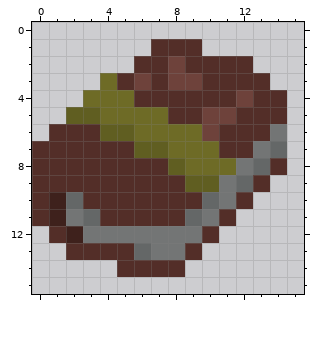
A pixel-art file gets an edit: slimeclimbpic/book/book.aseprite. Above is the file before it was changed.
16x16 pixels, 1 frame.
After the commit:
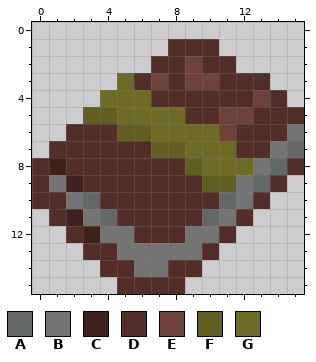
Palette (. is transparent): A #646767  B #737575  C #3e211c  D #532e28  E #6e423b  F #605e21  G #6e6b26
What changed:
There is now colour A in row 7 at x 15.
The edit turns colour B into colour A in row 10 at x 11; in row 11 at x 10.
The edit turns colour D into colour A in row 8 at x 14; in row 9 at x 13; in row 10 at x 3; in row 11 at x 4.
There is now colour B in row 6 at x 15.
The edit turns colour A into colour B in row 7 at x 14; in row 8 at x 13; in row 9 at x 12; in row 10 at x 2; in row 11 at x 3; in row 13 at x 6.
The edit turns colour D into colour B in row 9 at x 1; in row 10 at x 12; in row 11 at x 11; in row 12 at x 10; in row 13 at x 5 and 9; in row 14 at x 6 to 7.
The edit turns colour B into colour C in row 11 at x 2; in row 12 at x 3.
The edit turns colour D into colour C in row 8 at x 1; in row 9 at x 2.
There is now colour D in row 1 at x 10; in row 5 at x 15; in row 8 at x 15; in row 9 at x 14; in row 10 at x 13; in row 11 at x 12.
There is now colour D in row 12 at x 11; in row 13 at x 10; in row 14 at x 4 and 9; in row 15 at x 5 to 8.
The edit turns colour A into colour D in row 10 at x 10; in row 11 at x 9.
The edit turns colour B into colour D in row 6 at x 14; in row 7 at x 13; in row 12 at x 6 to 8.
The edit turns colour C into colour D in rows 10 to 11 at x 1; in row 12 at x 2.
The edit turns colour E into colour D in row 2 at x 8; in row 3 at x 6 and 8; in row 4 at x 12; in row 5 at x 10.
The edit turns colour F into colour D in row 6 at x 4; in row 7 at x 6; in row 8 at x 8; in row 9 at x 9.
The edit turns colour D into colour E in row 2 at x 9; in row 3 at x 7 and 10; in row 4 at x 13; in row 5 at x 12; in row 6 at x 11.
The edit turns colour B into colour F in row 9 at x 11.
The edit turns colour G into colour F in row 5 at x 4; in row 6 at x 6; in row 7 at x 8; in row 8 at x 9.
The edit turns colour B into colour G in row 8 at x 12.
The edit turns colour D into colour G in row 3 at x 5; in row 4 at x 6; in row 5 at x 8; in row 7 at x 11.
The edit turns colour E into colour G in row 6 at x 10.
The author cleared colour D in row 1 at x 7; in row 2 at x 6 and 12; in row 6 at x 1; in row 7 at x 0; in row 11 at x 0; in row 12 at x 1.
The author cleared colour D in row 13 at x 2.
The author cleared colour F in row 5 at x 2.
The author cleared colour G in row 3 at x 4; in row 4 at x 3.
Changed places in both pictures, as pixel boxes (x1, y1, x2, y2):
changed: (32, 39, 304, 294)
